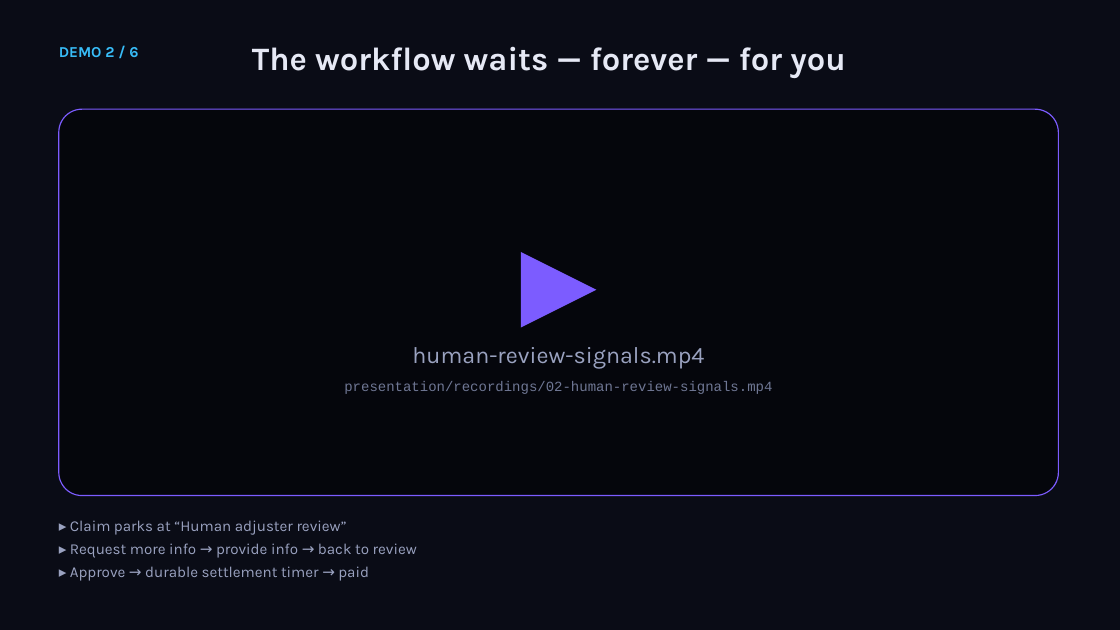
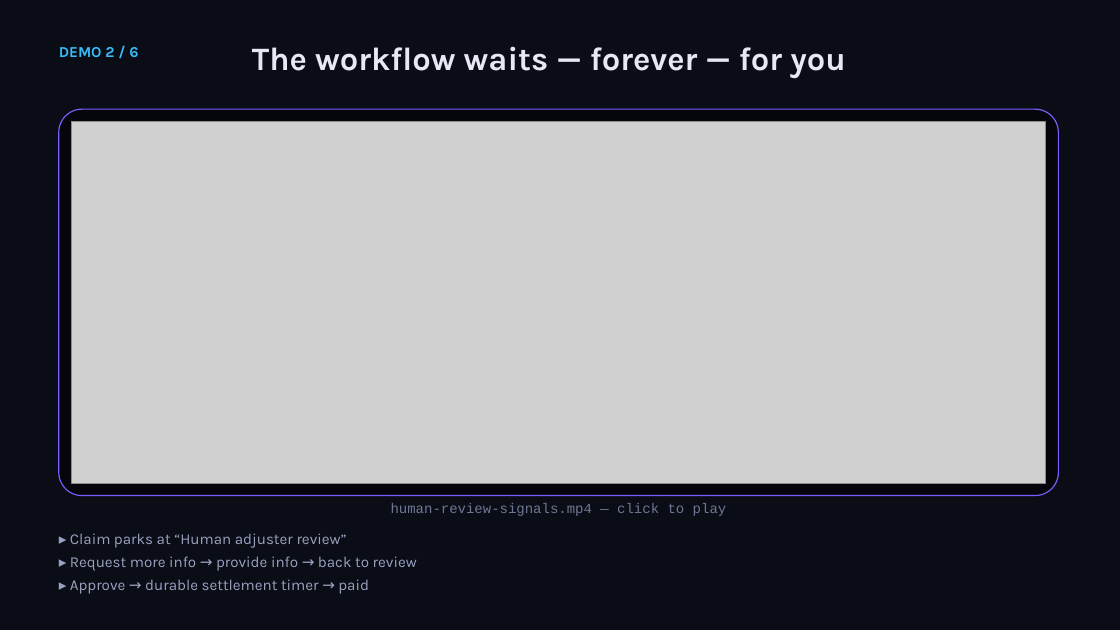
Before and after one commit to simy307/temporal-claims-demo, a slide deck: slide 19 of presentation/Lifting-the-Veil-Temporal-Talk.pptx. Drawn at 1120x630 pixels with LibreOffice and Linux fonts; fonts in the diff are those of the drawing; grey boxes stand for pictures. Boxes give left, top, right and bottom in pixels: in the first picture for what was removed or moved away, otherwise in the second. Text is boxed around its words. In the diff, an @@ line names an element or a change of style, - is before the commit and + after.

```diff
--- a/presentation/Lifting-the-Veil-Temporal-Talk.pptx
+++ b/presentation/Lifting-the-Veil-Temporal-Talk.pptx
@@ picture added at (71,122,1046,483) @@
@@ triangle removed at (521,252,597,328) @@
@@ text removed at (344,381,772,394) @@
-presentation/recordings/02-human-review-signals.mp4
@@ text at (391,503,727,516): text changed; size 20 to 12 pt; font Karla to Courier New; text colour #9AA2C0 to #6F7794 @@
-human-review-signals.mp4
+human-review-signals.mp4 — click to play
@@ text "▸ Claim parks at “Human ...": place and size @@
-text "▸ Claim parks at “Human ..." at (70,520,417,581)
+text "▸ Claim parks at “Human ..." at (70,533,417,594)
```
Also in this commit, not shown: 6 other slides changed, 1 other file.
